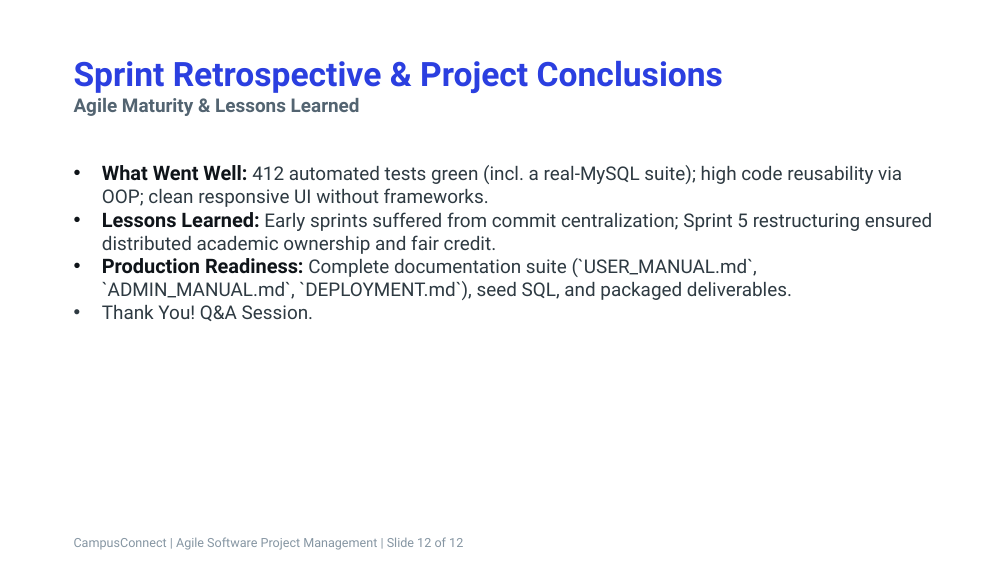
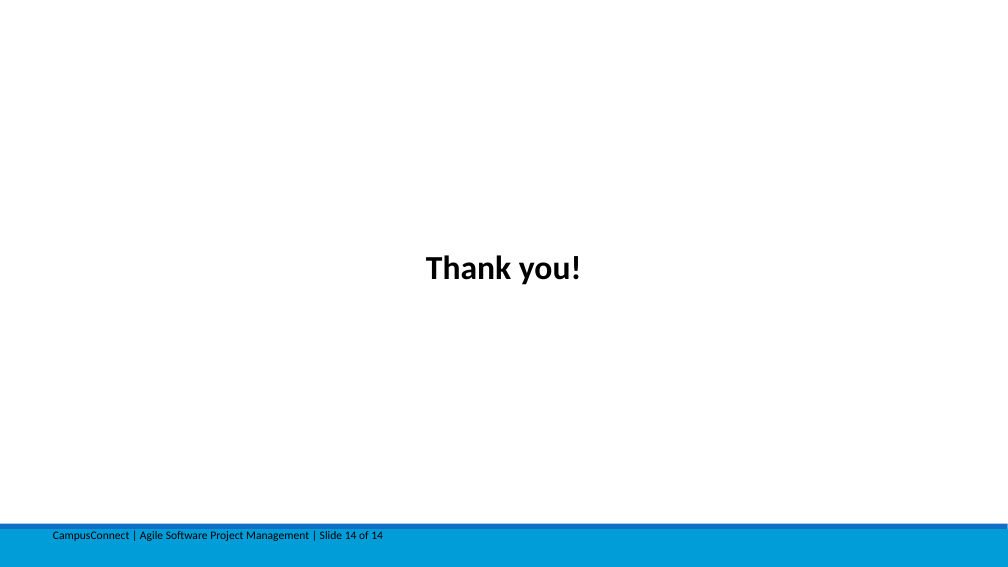
Before and after one commit to muddassir1935/ASPM-PROJECT-, a slide deck: slide 13 of AIR_Presentation.pptx (slide 12 before the commit). Drawn at 1008x567 pixels with LibreOffice and Linux fonts; fonts in the diff are those of the drawing. Boxes give left, top, right and bottom in pixels: in the first picture for what was removed or moved away, otherwise in the second. Text is boxed around its words. In the diff, an @@ line names an element or a change of style, - is before the commit and + after.

```diff
--- a/AIR_Presentation.pptx
+++ b/AIR_Presentation.pptx
@@ text removed at <box>74,60,723,116</box> @@
-Sprint Retrospective & Project Conclusions
-Agile Maturity & Lessons Learned
@@ text removed at <box>102,165,932,321</box> @@
-• What Went Well: 412 automated tests green (incl. a real-MySQL suite); high code reusability via OOP; clean responsive UI without frameworks.
-• Lessons Learned: Early sprints suffered from commit centralization; Sprint 5 restructuring ensured distributed academic ownership and fair credit.
-• Production Readiness: Complete documentation suite (`USER_MANUAL.md`, `ADMIN_MANUAL.md`, `DEPLOYMENT.md`), seed SQL, and packaged deliverables.
-• Thank You! Q&A Session.
@@ text added at <box>426,255,582,285</box>, 32 pt, text #000000, bold @@
+Thank you!
@@ rectangle added at <box>0,529,1008,567</box>, fill #009DD9 @@
@@ rectangle added at <box>0,524,1008,529</box>, fill #0F6FC6 @@
@@ text at <box>53,531,383,541</box>: text changed; size 12 to 11 pt; font Roboto to Calibri; text colour #8696A3 to #000000 @@
-CampusConnect | Agile Software Project Management | Slide 12 of 12
+CampusConnect | Agile Software Project Management | Slide 14 of 14
@@ text "CampusConnect | Agile Software Project ..." at <box>53,531,383,541</box>: vertical alignment bottom to top @@
```
Also in this commit, not shown: 1 other slide changed, 11 slides added, 10 slides removed, 1 other file.
